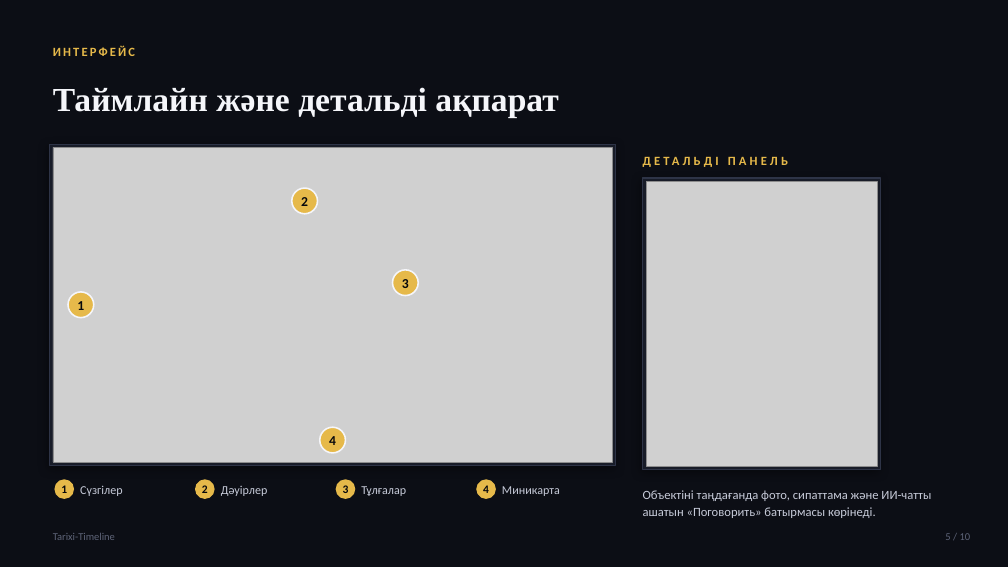
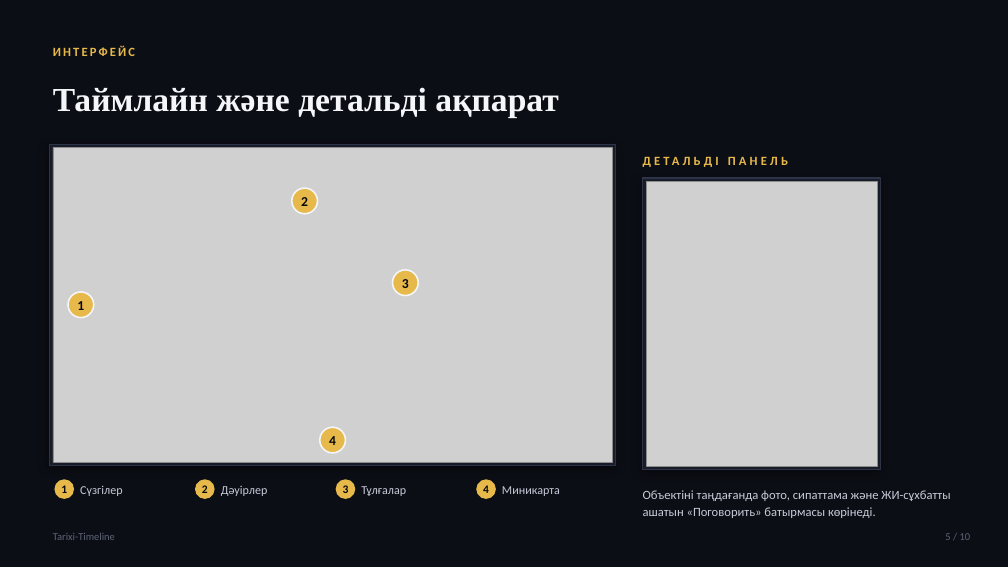
Before and after one commit to bekarazhan/tarixi-timeline, a slide deck: slide 5 of grant-presentation/Tarixi-Timeline_Tauelsizdik_urpaqtary.pptx. Drawn at 1008x567 pixels with LibreOffice and Linux fonts; fonts in the diff are those of the drawing; grey boxes stand for pictures. Boxes give left, top, right and bottom in pixels: in the first picture for what was removed or moved away, otherwise in the second. Text is boxed around its words. In the diff, an @@ line names an element or a change of style, - is before the commit and + after.

```diff
--- a/grant-presentation/Tarixi-Timeline_Tauelsizdik_urpaqtary.pptx
+++ b/grant-presentation/Tarixi-Timeline_Tauelsizdik_urpaqtary.pptx
@@ text at <box>643,490,950,518</box>: text changed @@
-Объектіні таңдағанда фото, сипаттама және ИИ-чатты ашатын «Поговорить» батырмасы көрінеді.
+Объектіні таңдағанда фото, сипаттама және ЖИ-сұхбатты ашатын «Поговорить» батырмасы көрінеді.
```
Also in this commit, not shown: 7 other slides changed, 1 other file.
